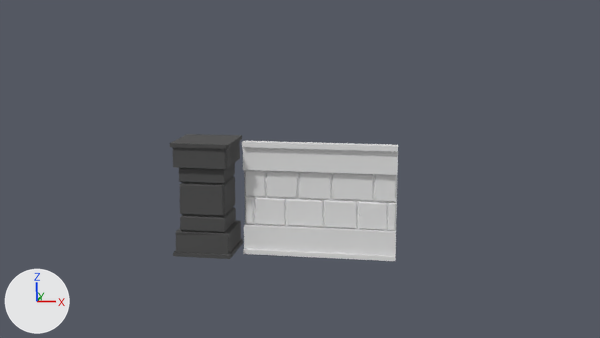
Two versions of the Blender file exercise_files/section 02/27,28,29+-+Creating+the+Walls_MY_OWN_WALL.blend, one commit apart.
Both versions are drawn from the file's camera 'Camera'. Arrows for +X, +Y and +Z are at lower left; the lights stay in place.

Names of what the first picture shows: 'Pillar.001', 'Plane'.
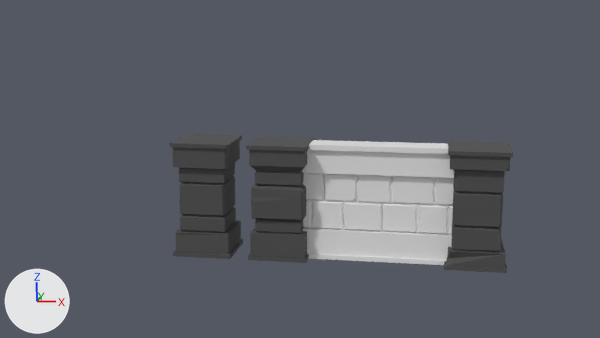
What differs and where, as boxes (x1, y1, x2, y2) in the pictures (600 x 338 px):
'Plane', deleted
    before: (242, 141, 398, 261)
'wall', added
    after: (302, 140, 454, 265)
'Pillar.002', shown
    after: (444, 141, 513, 273)
'Pillar', shown
    after: (246, 136, 315, 263)

The change, as a list of edits to the scene's bpy script:
```text
Add me_plane_1:
    me_plane_1.from_pydata(...)  # 120 vertices, 92 faces; spans x -0.54..3.53, y -0.37..0.0, z -2.0..1.0
Remove ob_plane:
    ob_plane = bpy.data.objects.new('Plane', me_plane)
    ob_plane.location = (2.0, 0.0, 2.0)
    ob_plane.rotation_euler = (1.571, 0.0, 0.0)  # degrees (90, 0, 0)
Change ob_pillar:
    remove ob_pillar.hide_set(True)
Change ob_pillar_002:
    remove ob_pillar_002.hide_set(True)
Add ob_wall:
    ob_wall = bpy.data.objects.new('wall', me_plane_1)
    ob_wall.location = (2.0, 0.0, 2.0)
    _m = ob_wall.modifiers.new('Mirror', 'MIRROR')
    _m.use_axis = (False, True, False)
    _m.use_clip = True
```
